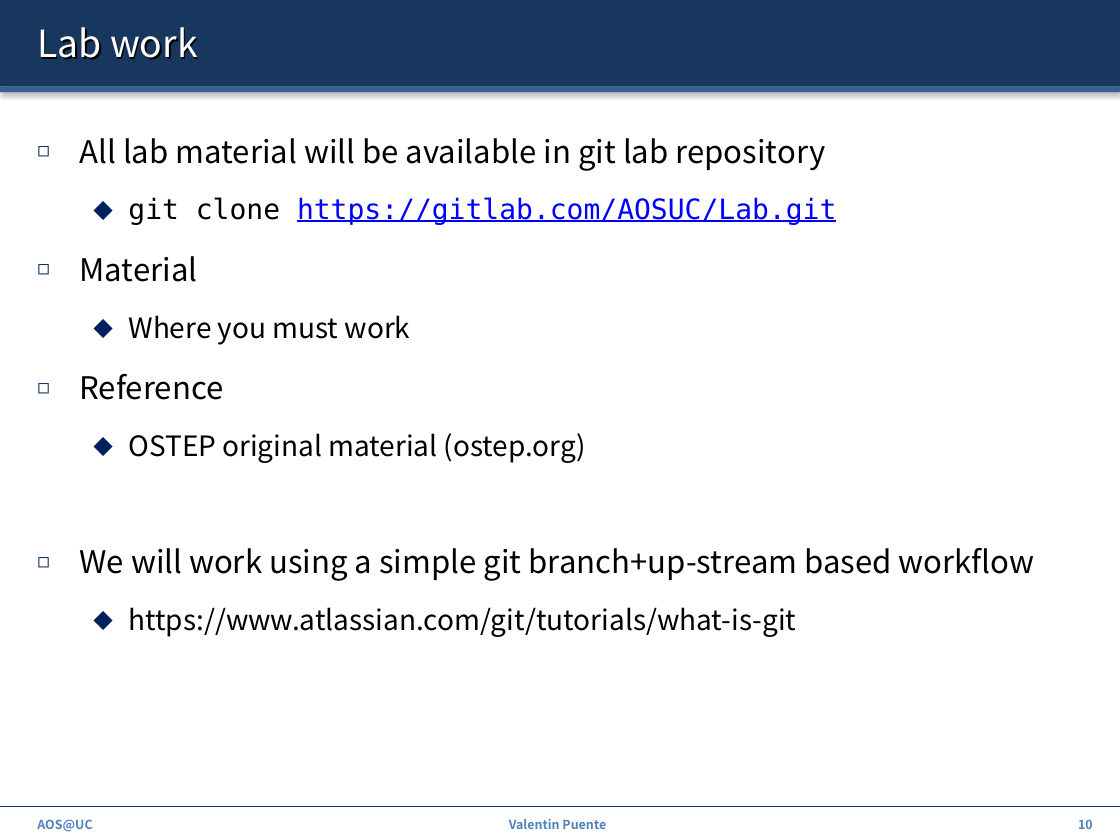
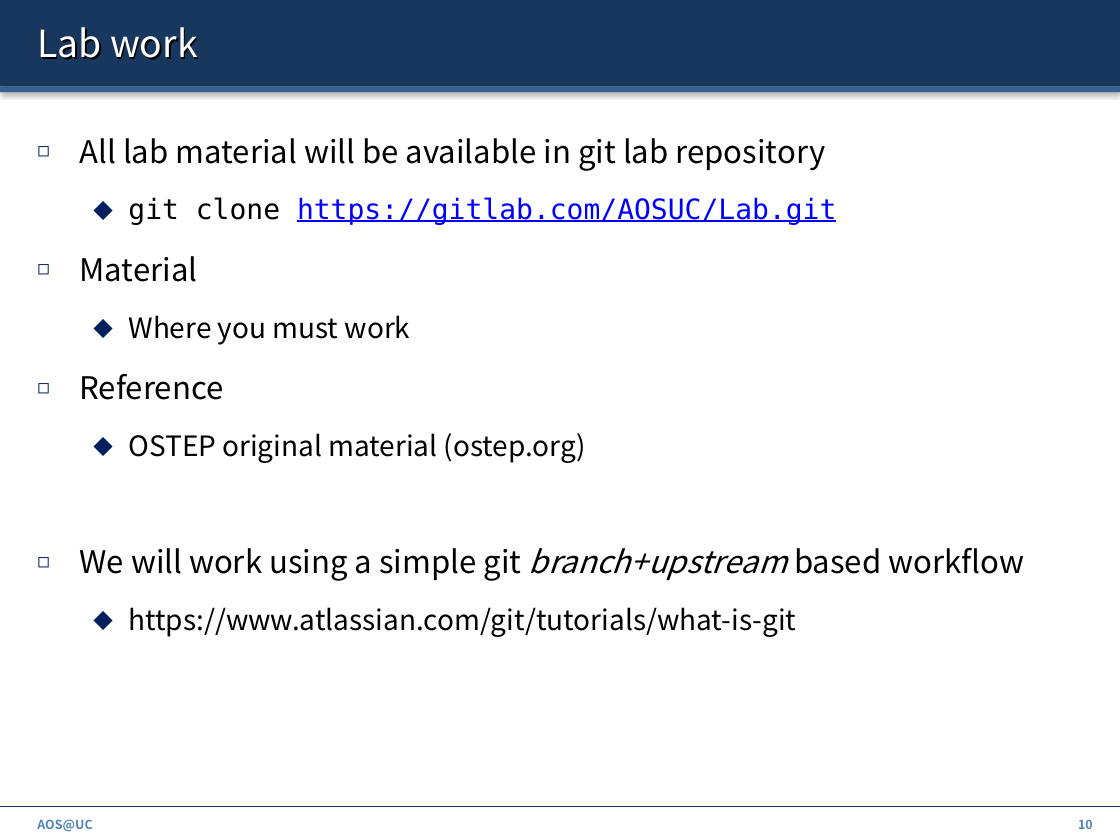
Before and after one commit to ZdravkoDimitrovArnaudov/AOS-XV6-RISCV, a slide deck: slide 10 of Info/00_Intro.pptx. Drawn at 1120x840 pixels with LibreOffice and Linux fonts; fonts in the diff are those of the drawing. Boxes give left, top, right and bottom in pixels: in the first picture for what was removed or moved away, otherwise in the second. Text is boxed around its words. In the diff, an @@ line names an element or a change of style, - is before the commit and + after.

```diff
--- a/Info/00_Intro.pptx
+++ b/Info/00_Intro.pptx
@@ text at <box>79,548,1024,581</box>: text changed @@
-◻ We will work using a simple git branch+up-stream based workflow
+◻ We will work using a simple git branch+upstream based workflow
@@ text removed at <box>509,819,606,829</box> @@
-Valentin Puente
```
Also in this commit, not shown: 17 other slides changed, 2 slides added.
